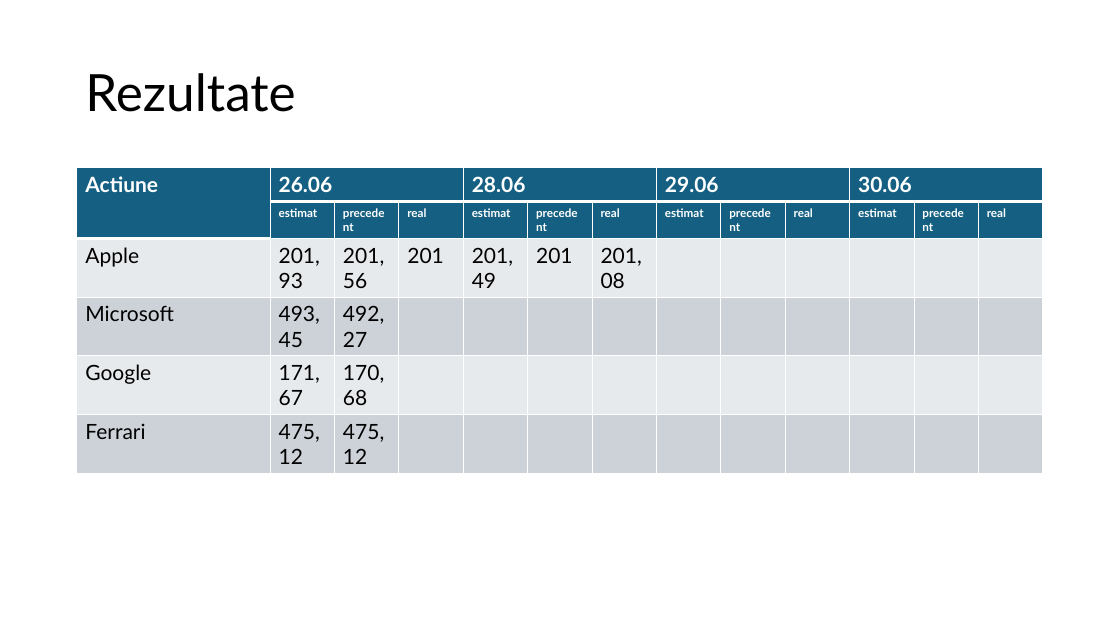
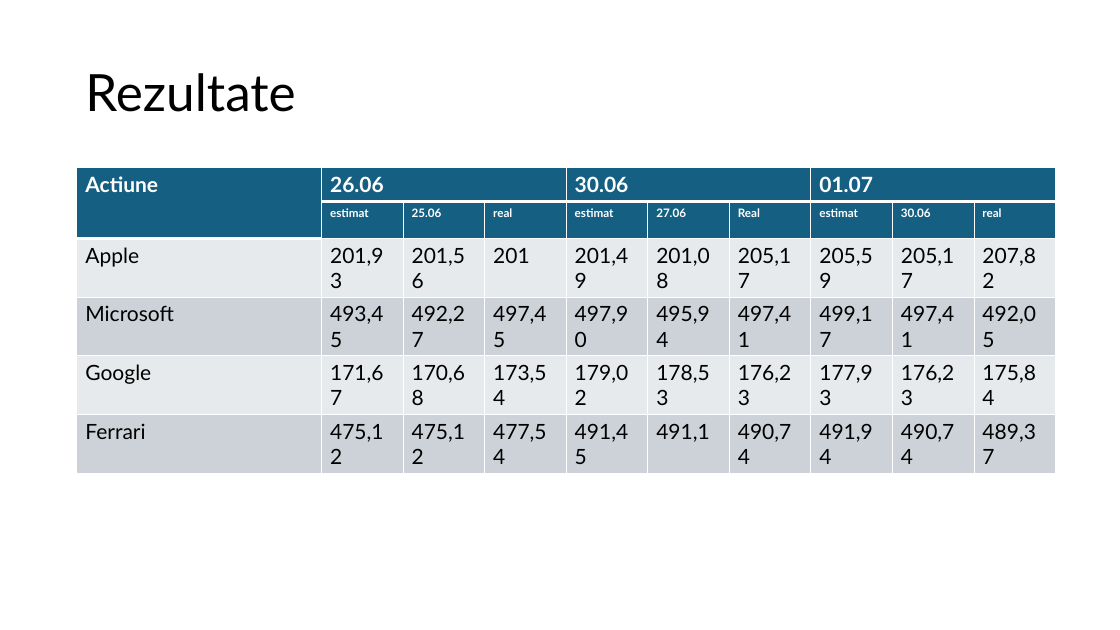
Before and after one commit to nasturas/LSTM, a slide deck: slide 10 of Doc/Prezicere pret actiuni.pptx. Drawn at 1120x630 pixels with LibreOffice and Linux fonts; fonts in the diff are those of the drawing. Boxes give left, top, right and bottom in pixels: in the first picture for what was removed or moved away, otherwise in the second. Text is boxed around its words. In the diff, an @@ line names an element or a change of style, - is before the commit and + after.

```diff
--- a/Doc/Prezicere pret actiuni.pptx
+++ b/Doc/Prezicere pret actiuni.pptx
@@ table at [77,168,1055,446] @@
-column 3:  | precedent | 201,56 | 492,27 | 170,68 | 475,12
-column 4:  | real | 201 |  |  | 
-column 5: 28.06 | estimat | 201,49 |  |  | 
-column 6:  | precedent | 201 |  |  | 
-column 7:  | real | 201,08 |  |  | 
-column 8: 29.06 | estimat |  |  |  | 
-column 9:  | precedent |  |  |  | 
-column 10:  | real |  |  |  | 
-column 11: 30.06 | estimat |  |  |  | 
-column 12:  | precedent |  |  |  | 
-column 13:  | real |  |  |  | 
+column 3:  | 25.06 | 201,56 | 492,27 | 170,68 | 475,12
+column 4:  | real | 201 | 497,45 | 173,54 | 477,54
+column 5: 30.06 | estimat | 201,49 | 497,90 | 179,02 | 491,45
+column 6:  | 27.06 | 201,08 | 495,94 | 178,53 | 491,1
+column 7:  | Real | 205,17 | 497,41 | 176,23 | 490,74
+column 8: 01.07 | estimat | 205,59 | 499,17 | 177,93 | 491,94
+column 9:  | 30.06 | 205,17 | 497,41 | 176,23 | 490,74
+column 10:  | real | 207,82 | 492,05 | 175,84 | 489,37
@@ table: place and size @@
-table at [77,168,1047,474]
+table at [77,168,1055,446]
```
Also in this commit, not shown: 1 other slide changed.
